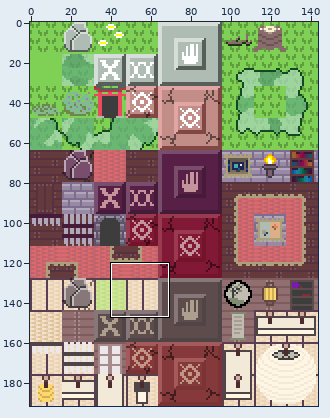
Edited in one commit: sprite sheet (in_game/tiles/tiles.png). Above: a wide view before the commit, with the close-up outlined.
Close-up. Old version:
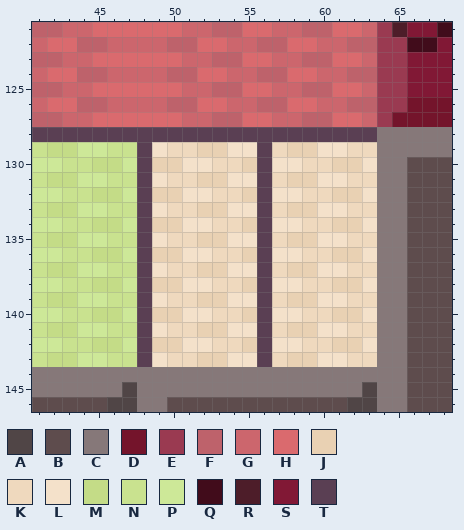
The file is 144x192 pixels. Colours within 5 levels of each other are drawn and written as one. Shown: x 41..68, y 121..146. The commit also changed other parts of the picture, which this record leaves out.
Palette (. is transparent): A #504546  B #5e4c4d  C #867879  D #74142b  E #9a3a51  F #be626b  G #cc666d  H #da6a6e  J #e9d1b3  K #efd9be  L #f4e1ca  M #c4dc87  N #c9e28f  P #cde898  Q #410c1b  R #4d1d29  S #811835  T #5a3f53
Pixels before, first column x 41:
121 FFGGHHHHHHGGFFHHGGFFHHGERSSQ
122 GHHFFGGGGFFHHGGFFHHGGFFEEQQS
123 FFGGHHHHHHGGFFHHGGFFHHGEESSS
124 GHHFFGGGGFFHHGGFFHHGGFFEESSS
125 FFGGHHHHHHGGFFHHGGFFHHGEESSS
126 GHHFFGGGGFFHHGGFFHHGGFFEEDDD
127 FFGGHHHHHHGGFFHHGGFFHHGEDDDD
128 TTTTTTTTTTTTTTTTTTTTTTTCCCCC
129 NMMPPNNTLKKJJLLTKJJLLKKCCCCC
130 PPNNMMPTJJLLKKJTLLKKJJLCCBBB
131 NMMPPNNTLKKJJLLTKJJLLKKCCBBB
132 PPNNMMPTJJLLKKJTLLKKJJLCCBBB
133 NMMPPNNTLKKJJLLTKJJLLKKCCBBB
134 PPNNMMPTJJLLKKJTLLKKJJLCCBBB
135 NMMPPNNTLKKJJLLTKJJLLKKCCBBB
136 PPNNMMPTJJLLKKJTLLKKJJLCCBBB
137 NMMPPNNTLKKJJLLTKJJLLKKCCBBB
138 PPNNMMPTJJLLKKJTLLKKJJLCCBBB
139 NMMPPNNTLKKJJLLTKJJLLKKCCBBB
140 PPNNMMPTJJLLKKJTLLKKJJLCCBBB
141 NMMPPNNTLKKJJLLTKJJLLKKCCBBB
142 PPNNMMPTJJLLKKJTLLKKJJLCCBBB
143 NMMPPNNTLKKJJLLTKJJLLKKCCBBB
144 CCCCCCCCCCCCCCCCCCCCCCCCCBBB
145 CCCCCCACCCCCCCCCCCCCCCACCBBB
146 BBBBBAACCBBBBBBBBBBBBAACCBBB
After:
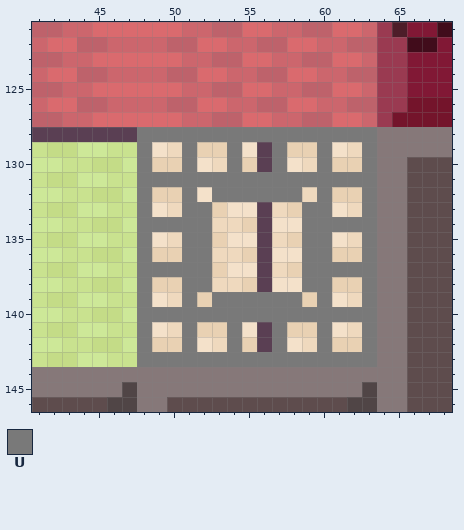
Colours new in this view: U #797979
From old to new:
Changed rows in their new state; - is an unchanged pixel.
first column x 48:
128 UUUUUUUUUUUUUUUU
129 U--U--U--U--U--U
130 U--U--U--U--U--U
131 UUUUUUUUUUUUUUUU
132 U--U-UUUUUU-U--U
133 U--UU------UU--U
134 UUUUU------UUUUU
135 U--UU------UU--U
136 U--UU------UU--U
137 UUUUU------UUUUU
138 U--UU------UU--U
139 U--U-UUUUUU-U--U
140 UUUUUUUUUUUUUUUU
141 U--U--U--U--U--U
142 U--U--U--U--U--U
143 UUUUUUUUUUUUUUUU
Changed places in both close-ups, as pixel boxes (x1, y1, x2, y2):
changed: (137, 127, 377, 367)
